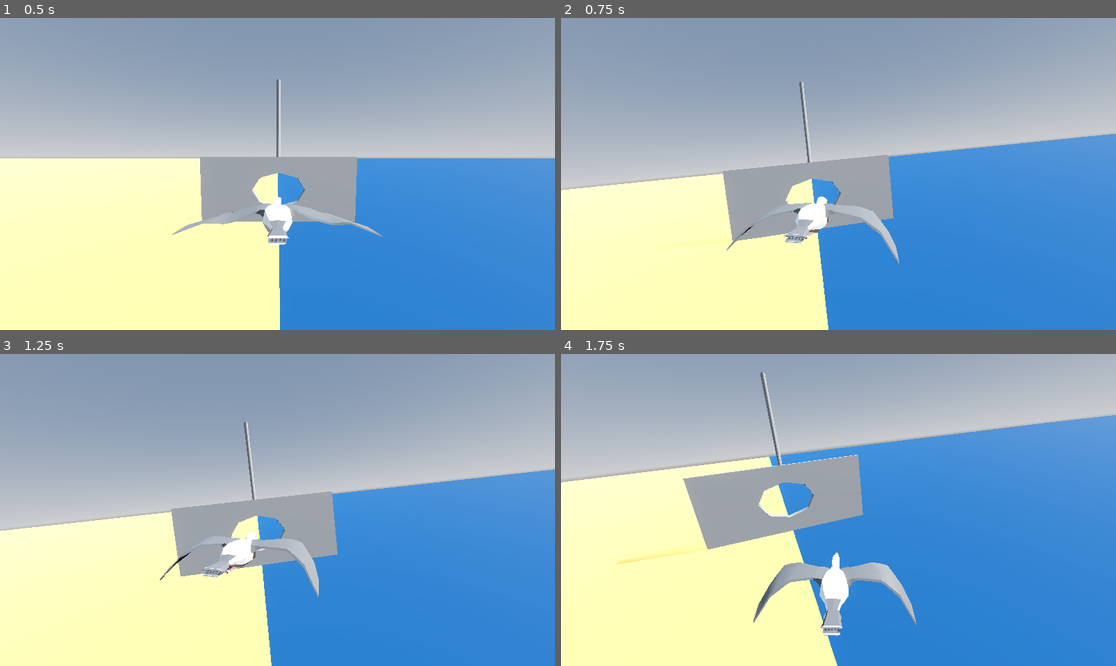
Above: before the commit, frames 1-4 (two rows, left to right).
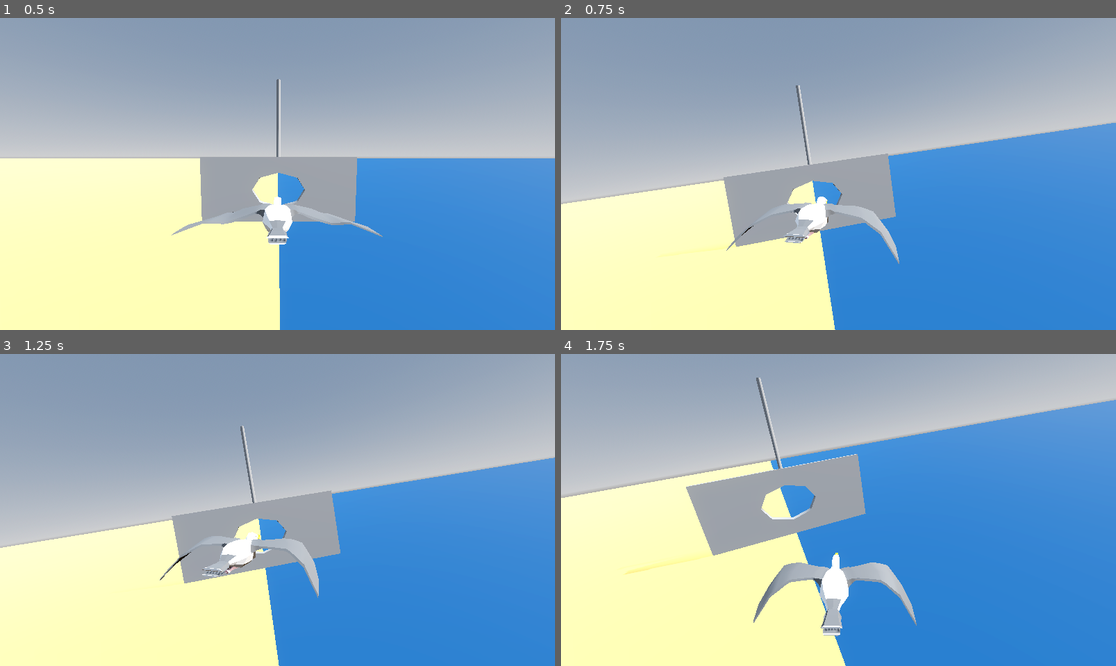
Above: after the commit, the same moments.

Repository: Wiwiweb/StMaloGull
Game: Godot game, scene res://main.tscn
Same seed, same stepped clock (60 frames per second), same inputs: the game is played once before the commit and once after it.
Inputs:
- Up to frame 1 (0.5 s): no input
- Up to frame 2 (0.75 s): hold D (move_right) from 0.53 s (still down)
- Up to frame 3 (1.25 s): keep holding D (move_right); tap Space (flap) at 0.77, 1.07 s
- Up to frame 4 (1.75 s): release D (move_right) at 1.28 s; hold S (move_down) from 1.28 s (still down); tap Space (flap) at 1.52 s

Frame 1 is identical in both runs. In frame 2, 3.0% of the frame differs, in the area x 0-100%, y 20-100%; in frame 3, 3.4%; in frame 4, 4.8%, in the area x 0-100%, y 5-100%.

Commit message:
Slight camera angle tweak

Diff:
--- a/scenes/player/player.gd
+++ b/scenes/player/player.gd
@@ -12,10 +12,11 @@
 
 @export var forward_velocity: float = 15
 @export var stunned_back_velocity: float = 5
+
 @export var max_turn_rate: float = 1.2
-@export var max_tilt_when_turning: float = 0.4
-@export var tilt_speed_when_turning: float = 2
-@export var tilt_speed_multiplier_when_returning: float = 5.0
+
+@export var roll_angle_max: float = deg_to_rad(25)
+@export var roll_speed_when_turning: float = 2
 
 @export var pitch_angle_slowdown: float = deg_to_rad(60)
 @export var pitch_angle_max: float = deg_to_rad(80)
@@ -34,20 +35,14 @@
 		if invert_y_axis:
 			joystick_vector.y = -joystick_vector.y
 		var pitch_slowdown_factor := 1.0
-		if joystick_vector.y != 0:
-			pass
 		var pitching_deeper: bool = sign(joystick_vector.y) == sign(rotation.z)
 		if pitching_deeper and abs(rotation.z) > pitch_angle_slowdown:
 			pitch_slowdown_factor = 1.0 - (abs(rotation.z) - pitch_angle_slowdown) / (pitch_angle_max - pitch_angle_slowdown)
 		rotation.z = rotation.z + joystick_vector.y * max_turn_rate * pitch_slowdown_factor * delta
 
-		# Roll while turning
-		var target_rotation_x := joystick_vector.x * max_tilt_when_turning
-		var turning_deeper: bool = sign(target_rotation_x) == sign(rotation.x)
-		var tilt_speed_multiplier := 1.0
-		if not turning_deeper:
-			tilt_speed_multiplier = tilt_speed_multiplier_when_returning
-		rotation.x = lerpf(rotation.x, target_rotation_x, delta * tilt_speed_when_turning * tilt_speed_multiplier)
+		# Slight roll while turning
+		var target_rotation_x := joystick_vector.x * roll_angle_max
+		rotation.x = lerp_angle(rotation.x, target_rotation_x, delta * roll_speed_when_turning)
 
 		motion = basis.x * forward_velocity * delta
 	elif state == State.STUNNED:
